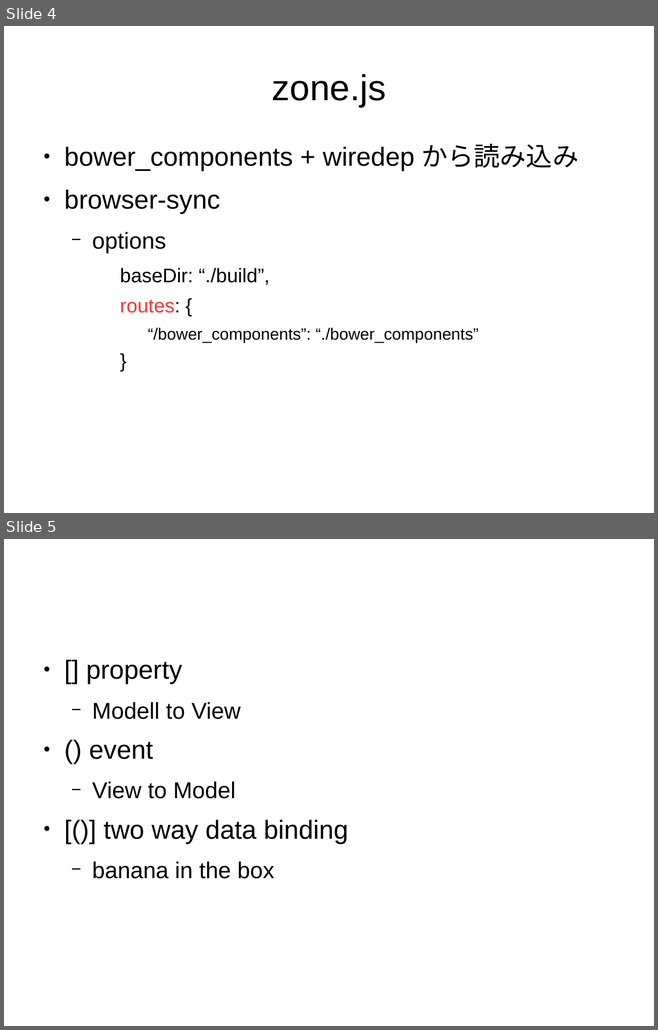
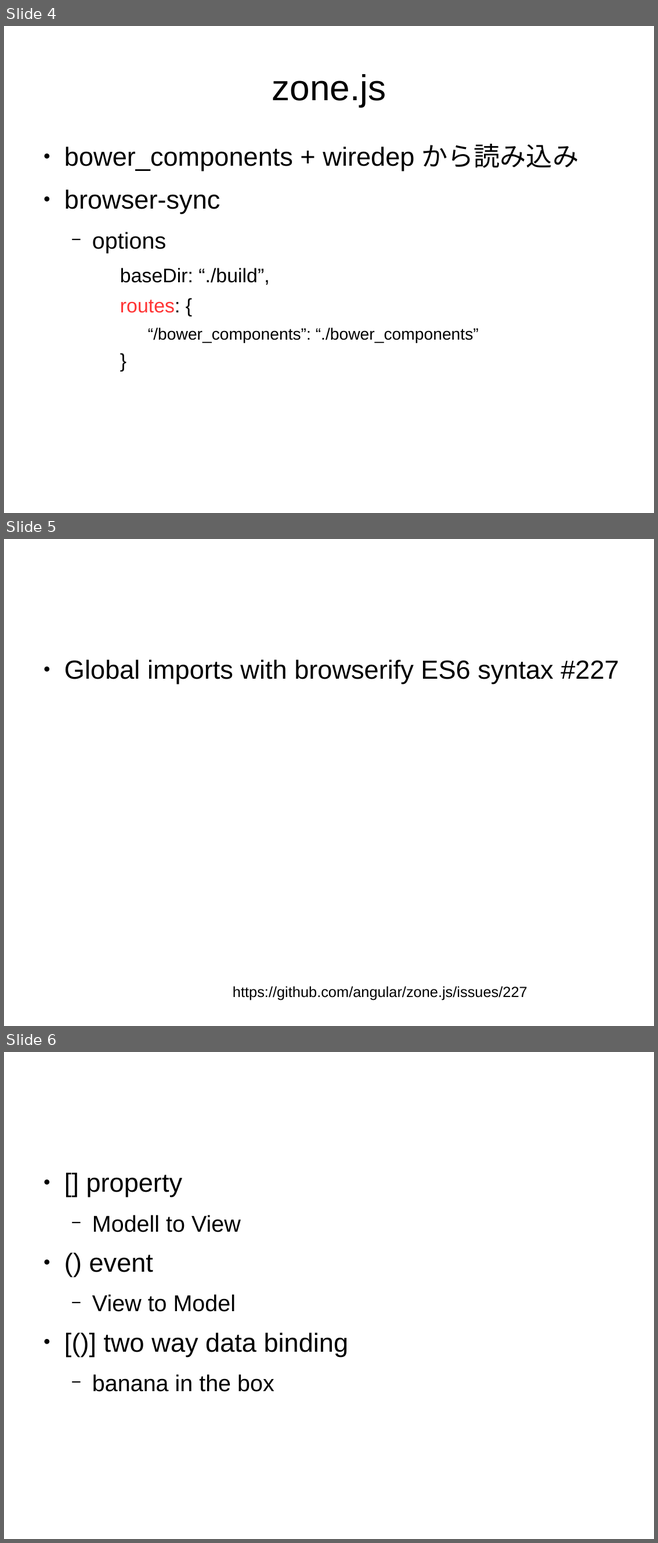
Before and after one commit to sallop/til, a slide deck: angular2入門.odp. Shown one above the other, each under a label of ours: slides 4 and 5 before the commit, slides 4, 5 and 6 after it. The pictures are 658x1030 and 658x1543 pixels, drawn with LibreOffice and Linux fonts; fonts in the diff are those of the drawing. Boxes give left, top, right and bottom in pixels: in the first picture for what was removed or moved away, otherwise in the second. Text is boxed around its words. In the diff, an @@ line names an element or a change of style, - is before the commit and + after.

```diff
--- a/angular2入門.odp
+++ b/angular2入門.odp
@@ slide 5 added at [4, 539, 654, 1026], background #FFFFFF @@
@@ text added at [64, 660, 618, 684], 32 pt, text #000000 @@
+● Global imports with browserify ES6 syntax #227
@@ text added at [233, 986, 527, 1000], 18 pt, text #000000 @@
+https://github.com/angular/zone.js/issues/227
@@ what was slide 5 is now slide 6 @@
```
